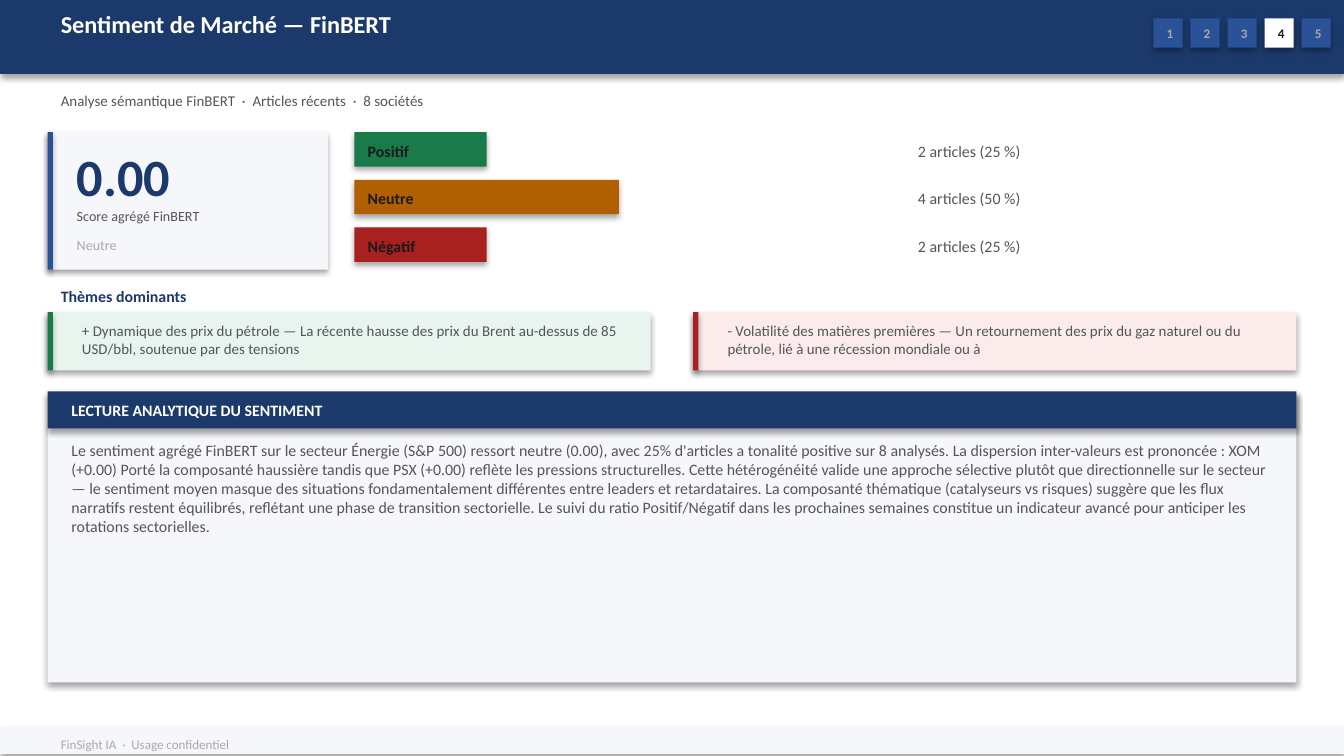
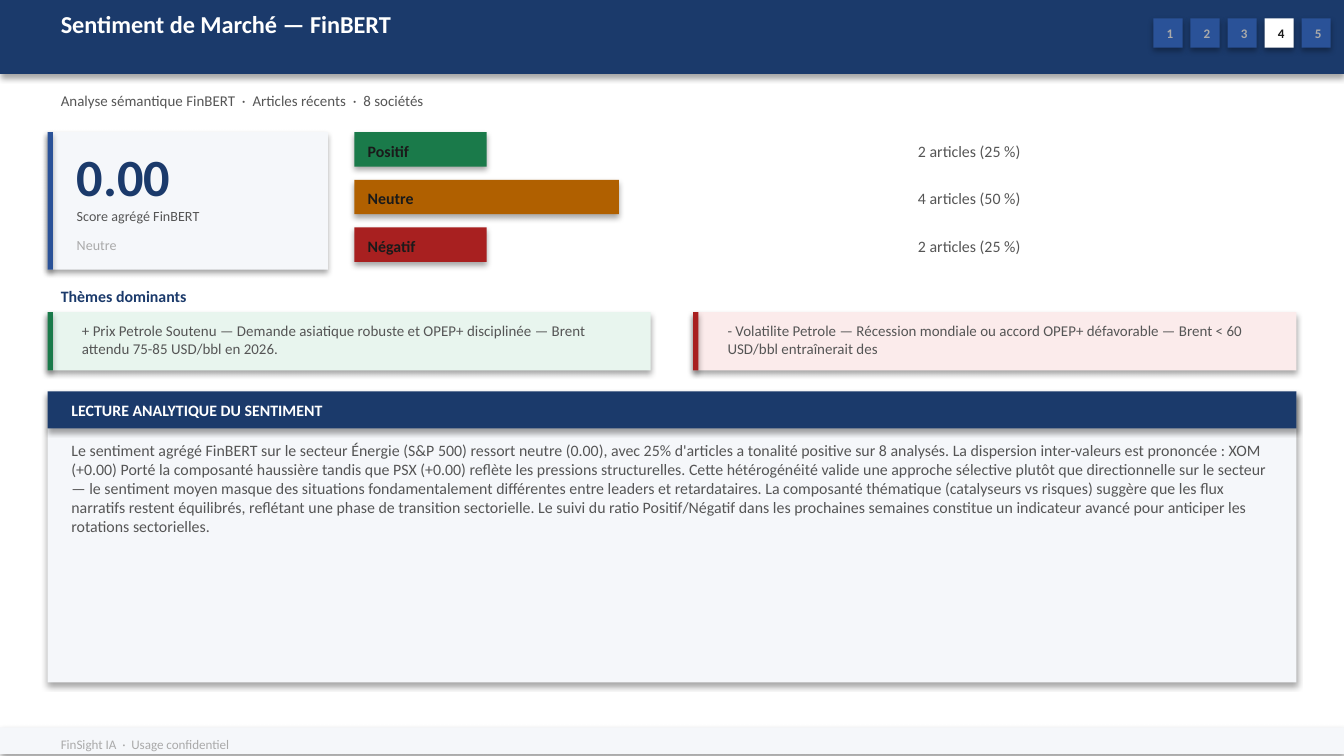
Before and after one commit to baptistejeh07-art/finsight-ia, a slide deck: slide 19 of preview/secteur_Energy_S&P_500/secteur_Energy_S&P_500.pptx. Drawn at 1344x756 pixels with LibreOffice and Linux fonts; fonts in the diff are those of the drawing. Boxes give left, top, right and bottom in pixels: in the first picture for what was removed or moved away, otherwise in the second. Text is boxed around its words. In the diff, an @@ line names an element or a change of style, - is before the commit and + after.

```diff
--- a/preview/secteur_Energy_S&P_500/secteur_Energy_S&P_500.pptx
+++ b/preview/secteur_Energy_S&P_500/secteur_Energy_S&P_500.pptx
@@ text at (82, 325, 585, 355): text changed @@
-+ Dynamique des prix du pétrole — La récente hausse des prix du Brent au-dessus de 85 USD/bbl, soutenue par des tensions
++ Prix Petrole Soutenu — Demande asiatique robuste et OPEP+ disciplinée — Brent attendu 75-85 USD/bbl en 2026.
@@ text at (728, 325, 1242, 355): text changed @@
-- Volatilité des matières premières — Un retournement des prix du gaz naturel ou du pétrole, lié à une récession mondiale ou à
+- Volatilite Petrole — Récession mondiale ou accord OPEP+ défavorable — Brent < 60 USD/bbl entraînerait des
```
Also in this commit, not shown: 8 other slides changed, 2 other files.
